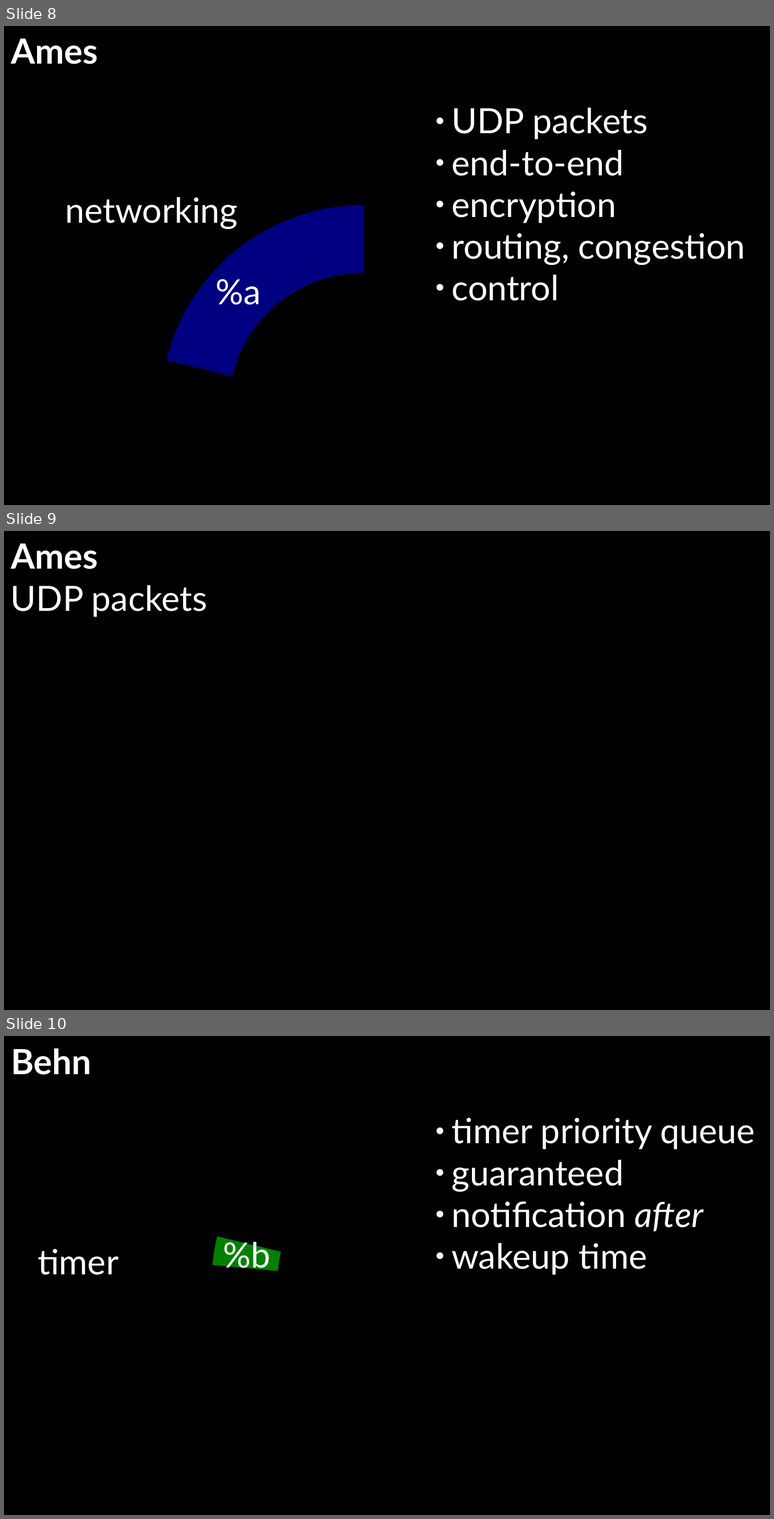
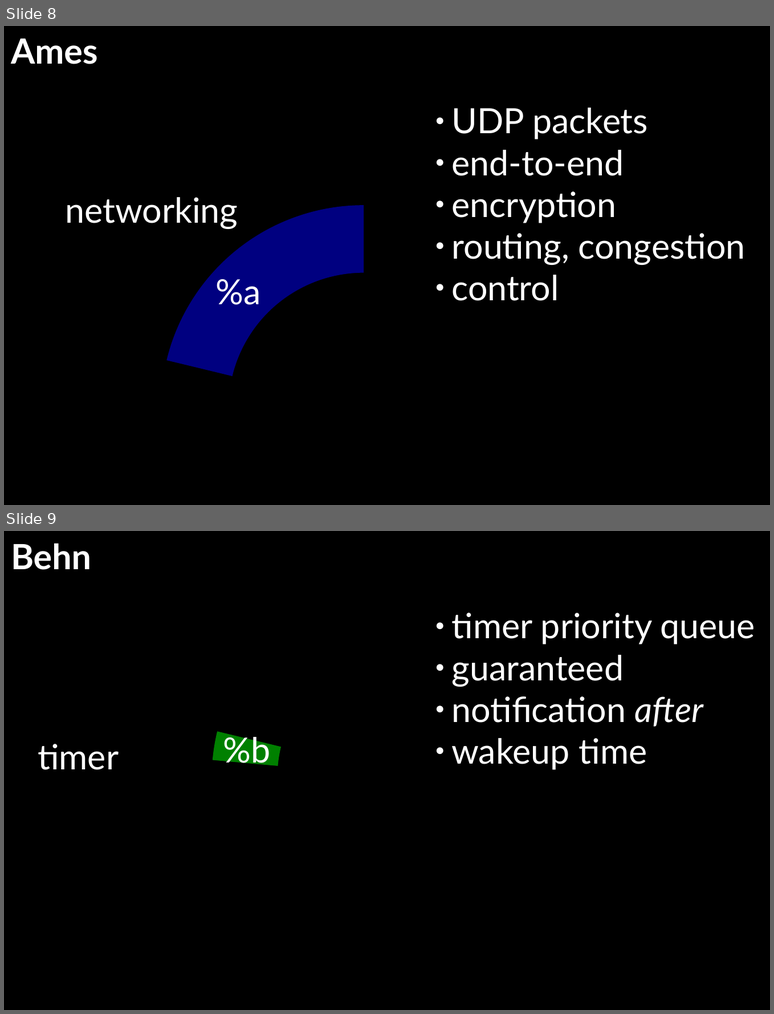
Before and after one commit to sigilante/curriculum, a slide deck: asl-2022.7/lesson1.odp. Shown one above the other, each under a label of ours: slides 8, 9 and 10 before the commit, slides 8 and 9 after it. The pictures are 774x1519 and 774x1014 pixels, drawn with LibreOffice and Linux fonts; fonts in the diff are those of the drawing. Boxes give left, top, right and bottom in pixels: in the first picture for what was removed or moved away, otherwise in the second. Text is boxed around its words. In the diff, an @@ line names an element or a change of style, - is before the commit and + after.

```diff
--- a/asl-2022.7/lesson1.odp
+++ b/asl-2022.7/lesson1.odp
@@ slide 9 removed at bbox=[4, 531, 770, 1010], background #000000 @@
@@ text removed at bbox=[11, 544, 207, 617] @@
-Ames
-UDP packets
@@ what was slide 10 is now slide 9 @@
```
Also in this commit, not shown: 2 slides added, 1 other file.
